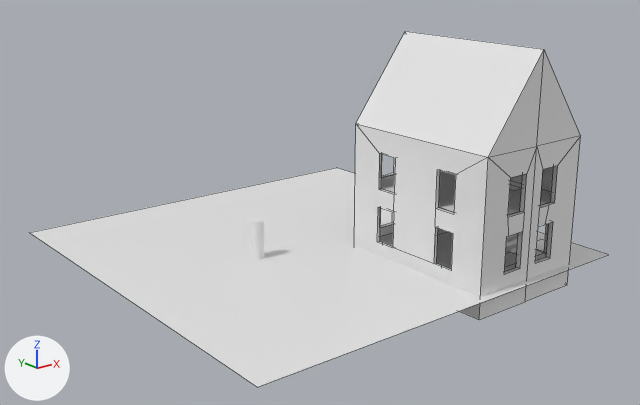
One commit to the Blender file Assets/Game/Models/World.blend: the scene before it, then after it.
Both versions are drawn from a 50 mm lens placed at (-24.9, -32.0, 14.7), pointed at (-0.2, -1.1, 2.4). Lighting does not change. The marker at lower left points along +X, +Y and +Z. Mesh edges are drawn as thin lines on the coarser meshes.
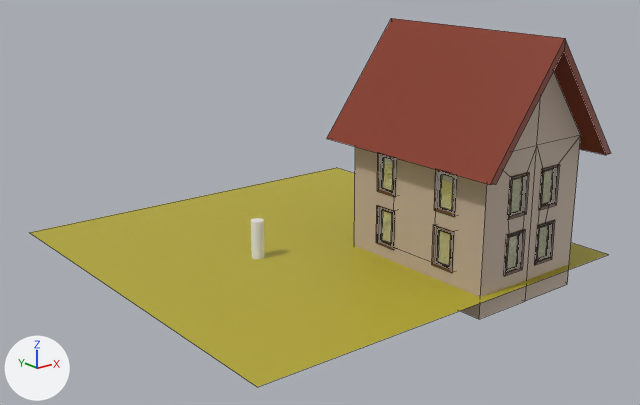
Commit message: Some world updates

Pixel boxes [x1, y1, x2, y2] of what changed, in the pictures (640 x 405 px):
'Plane', recoloured (white to yellow)
    both: [29, 168, 609, 387]
'Rooms', recoloured, moved (white to beige)
    before: [354, 31, 581, 320]
    after: [354, 71, 581, 319]
'Roof', added
    after: [327, 18, 611, 185]
'Window.009', added
    after: [432, 225, 454, 273]
'Window.006', added
    after: [507, 172, 529, 220]
'Window.011', added
    after: [434, 170, 457, 217]
'Window.004', added
    after: [503, 229, 525, 276]
'Glass.011', added
    after: [439, 173, 453, 211]
'Window.007', added
    after: [538, 164, 560, 210]
'Glass.009', added
    after: [437, 230, 451, 266]
'Window.005', added
    after: [534, 220, 555, 265]
'Window.008', added
    after: [376, 205, 395, 250]
'Window.010', added
    after: [377, 153, 397, 197]
'Glass.006', added
    after: [511, 177, 524, 213]
'Glass.010', added
    after: [382, 157, 393, 191]
'Glass.004', added
    after: [507, 234, 520, 270]
'Glass.008', added
    after: [381, 210, 392, 243]
'Glass.007', added
    after: [542, 169, 554, 204]
'Glass.005', added
    after: [538, 225, 550, 259]

Edits to the bpy script that builds the scene:
```text
Change me_plane:
    where me_plane.from_pydata(...)  # 4 vertices, 1 face; spans x -10.0..10.0, y -10.0..10.0, z 0.0
    add me_plane.materials.append(mat_grass)  # yellow #b6aa2f
Change me_cube_004:
    where me_cube_004.from_pydata(...)  # 179 vertices, 131 faces; spans x -1.0..1.0, y -1.0..1.0, z -1.0..10.0
    add me_cube_004.materials.append(mat_wall)  # beige #bfab98
Add me_cube_037:
    me_cube_037.from_pydata([(-1.0, -1.0, -1.0), (-1.0, -1.0, 1.0), (-1.0, 1.0, -1.0), (-1.0, 1.0, 1.0), (1.0, -1.0, -1.0), (1.0, -1.0, 1.0), (1.0, 1.0, -1.0), (1.0, 1.0, 1.0)], [], [(2, 3, 7, 6), (4, 5, 1, 0)])
    me_cube_037.materials.append(mat_glass)  # white #f2f1cf
Add me_cube_013:
    me_cube_013.from_pydata([(-1.24, -1.2, 5.2), (1.24, -1.2, 5.2), (-1.24, 0.0, 10.0), (1.24, 0.0, 10.0)], [], [(3, 2, 0, 1)])
    me_cube_013.materials.append(mat_roof)  # brown #843115
Change ob_rooms:
    add ob_rooms.parent = ob_house
    add ob_rooms.matrix_parent_inverse = Matrix(((1.0, 0.0, 0.0, -5.601), (0.0, 1.0, 0.0, 6.311), (0.0, 0.0, 1.0, -0.0458), (0.0, 0.0, 0.0, 1.0)))
    ob_rooms.location: (4.521, -5.591, -0.0267) -> (4.521, -5.591, 0.41)
Add ob_house:
    ob_house = bpy.data.objects.new('House', None)
    ob_house.location = (5.601, -6.311, -0.364)
Add ob_glass_011:
    ob_glass_011 = bpy.data.objects.new('Glass.011', me_cube_037)
    ob_glass_011.parent = ob_window_011
    ob_glass_011.location = (3.493, -1.696, 1.519)
    ob_glass_011.scale = (0.421, 0.0184, 0.767)
Add ob_window_011:
    ob_window_011 = bpy.data.objects.new('Window.011', me_cube_036)  # 32 vertices, 32 faces; spans x -0.58..0.58, y -0.14..0.14, z -0.92..0.92; in mat_wood (brown #5a3918)
    ob_window_011.parent = ob_rooms
    ob_window_011.location = (1.601, -7.405, 4.026)
    ob_window_011.rotation_euler = (0.0, 0.0, -1.571)  # degrees (0, 0, -90)
Add ob_glass_010:
    ob_glass_010 = bpy.data.objects.new('Glass.010', me_cube_037.copy())
    ob_glass_010.parent = ob_window_010
    ob_glass_010.location = (3.493, -1.696, 1.519)
    ob_glass_010.scale = (0.421, 0.0184, 0.767)
Add ob_window_010:
    ob_window_010 = bpy.data.objects.new('Window.010', me_cube_036.copy())
    ob_window_010.parent = ob_rooms
    ob_window_010.location = (1.601, -3.793, 4.026)
    ob_window_010.rotation_euler = (0.0, 0.0, -1.571)  # degrees (0, 0, -90)
Add ob_glass_009:
    ob_glass_009 = bpy.data.objects.new('Glass.009', me_cube_037.copy())
    ob_glass_009.parent = ob_window_009
    ob_glass_009.location = (3.493, -1.696, 1.519)
    ob_glass_009.scale = (0.421, 0.0184, 0.767)
Add ob_window_009:
    ob_window_009 = bpy.data.objects.new('Window.009', me_cube_036.copy())
    ob_window_009.parent = ob_rooms
    ob_window_009.location = (1.601, -7.405, 1.519)
    ob_window_009.rotation_euler = (0.0, 0.0, -1.571)  # degrees (0, 0, -90)
Add ob_glass_008:
    ob_glass_008 = bpy.data.objects.new('Glass.008', me_cube_037.copy())
    ob_glass_008.parent = ob_window_008
    ob_glass_008.location = (3.493, -1.696, 1.519)
    ob_glass_008.scale = (0.421, 0.0184, 0.767)
Add ob_window_008:
    ob_window_008 = bpy.data.objects.new('Window.008', me_cube_036.copy())
    ob_window_008.parent = ob_rooms
    ob_window_008.location = (1.601, -3.793, 1.519)
    ob_window_008.rotation_euler = (0.0, 0.0, -1.571)  # degrees (0, 0, -90)
Add ob_glass_007:
    ob_glass_007 = bpy.data.objects.new('Glass.007', me_cube_037.copy())
    ob_glass_007.parent = ob_window_007
    ob_glass_007.location = (3.493, -1.696, 1.519)
    ob_glass_007.scale = (0.421, 0.0184, 0.767)
Add ob_window_007:
    ob_window_007 = bpy.data.objects.new('Window.007', me_cube_036.copy())
    ob_window_007.parent = ob_rooms
    ob_window_007.location = (5.527, -9.504, 4.026)
Add ob_glass_006:
    ob_glass_006 = bpy.data.objects.new('Glass.006', me_cube_037.copy())
    ob_glass_006.parent = ob_window_006
    ob_glass_006.location = (3.493, -1.696, 1.519)
    ob_glass_006.scale = (0.421, 0.0184, 0.767)
Add ob_window_006:
    ob_window_006 = bpy.data.objects.new('Window.006', me_cube_036.copy())
    ob_window_006.parent = ob_rooms
    ob_window_006.location = (3.493, -9.504, 4.026)
Add ob_glass_005:
    ob_glass_005 = bpy.data.objects.new('Glass.005', me_cube_037.copy())
    ob_glass_005.parent = ob_window_005
    ob_glass_005.location = (3.493, -1.696, 1.519)
    ob_glass_005.scale = (0.421, 0.0184, 0.767)
Add ob_window_005:
    ob_window_005 = bpy.data.objects.new('Window.005', me_cube_036.copy())
    ob_window_005.parent = ob_rooms
    ob_window_005.location = (5.527, -9.504, 1.519)
Add ob_glass_004:
    ob_glass_004 = bpy.data.objects.new('Glass.004', me_cube_037.copy())
    ob_glass_004.parent = ob_window_004
    ob_glass_004.location = (3.493, -1.696, 1.519)
    ob_glass_004.scale = (0.421, 0.0184, 0.767)
Add ob_window_004:
    ob_window_004 = bpy.data.objects.new('Window.004', me_cube_036.copy())
    ob_window_004.parent = ob_rooms
    ob_window_004.location = (3.493, -9.504, 1.519)
Add ob_roof:
    ob_roof = bpy.data.objects.new('Roof', me_cube_013)  # modifiers MIRROR, SOLIDIFY
    ob_roof.parent = ob_house
    ob_roof.location = (4.521, -5.591, 0.41)
    ob_roof.rotation_euler = (0.0, 0.0, -1.571)  # degrees (0, 0, -90)
    ob_roof.scale = (4.0, 3.0, 1.0)
```
